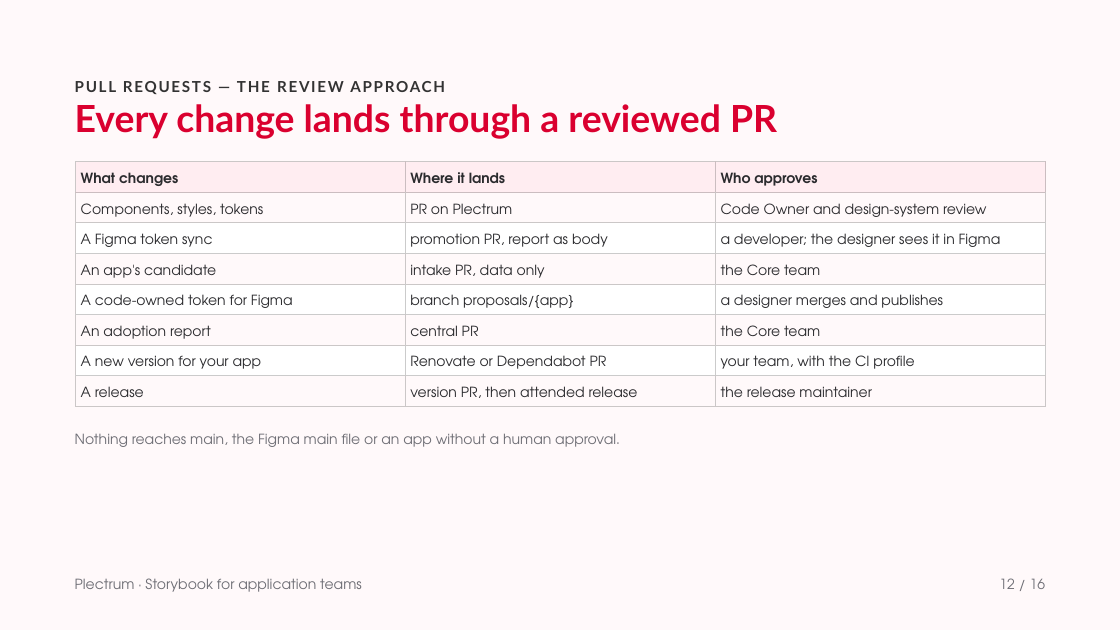
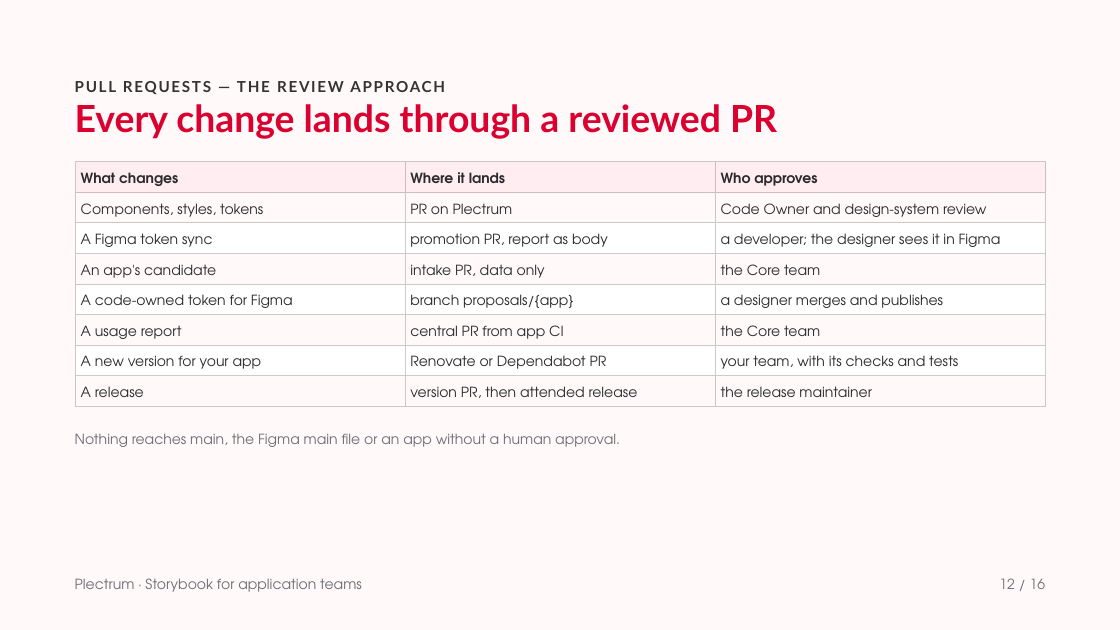
Before and after one commit to solidaris-danielbodigil/solidaris-plectrum, a slide deck: slide 12 of docs/Storybook for application teams.pptx. Drawn at 1120x630 pixels with LibreOffice and Linux fonts; fonts in the diff are those of the drawing. Boxes give left, top, right and bottom in pixels: in the first picture for what was removed or moved away, otherwise in the second. Text is boxed around its words. In the diff, an @@ line names an element or a change of style, - is before the commit and + after.

```diff
--- a/docs/Storybook for application teams.pptx
+++ b/docs/Storybook for application teams.pptx
@@ table at [76,162,1044,407] @@
-row 6, column 1: An adoption report
+row 6, column 1: A usage report
-row 6, column 2: central PR
+row 6, column 2: central PR from app CI
-row 7, column 3: your team, with the CI profile
+row 7, column 3: your team, with its checks and tests
```
Also in this commit, not shown: 8 other slides changed.
